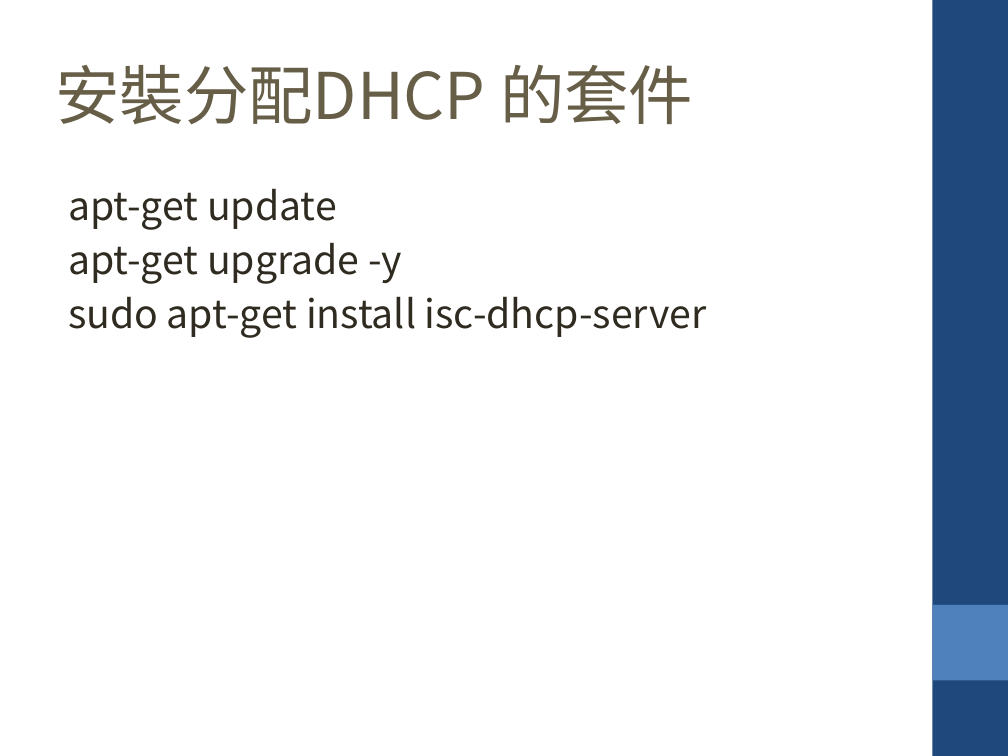
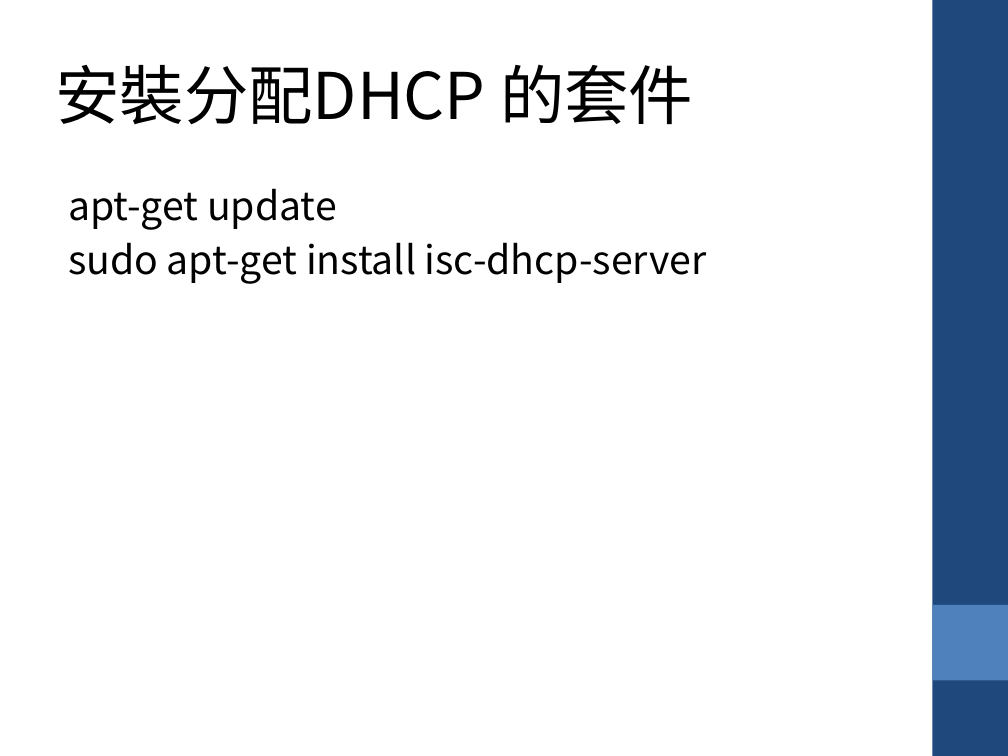
Before and after one commit to krnick/AP_MODE, a slide deck: slide 15 of 設定wifi ap_repeater.pptx. Drawn at 1008x756 pixels with LibreOffice and Linux fonts; fonts in the diff are those of the drawing. Boxes give left, top, right and bottom in pixels: in the first picture for what was removed or moved away, otherwise in the second. Text is boxed around its words. In the diff, an @@ line names an element or a change of style, - is before the commit and + after.

```diff
--- a/設定wifi ap_repeater.pptx
+++ b/設定wifi ap_repeater.pptx
@@ text "安裝分配DHCP 的套件" at bbox=[55, 64, 693, 125]: text colour #675E47 to #000000 @@
@@ text "apt-get update" at bbox=[68, 188, 706, 284]: text colour #2F2B20 to #000000 @@
@@ text at bbox=[68, 242, 402, 284]: paragraph removed @@
-apt-get upgrade -y
```
Also in this commit, not shown: 17 other slides changed, 1 slide added.
